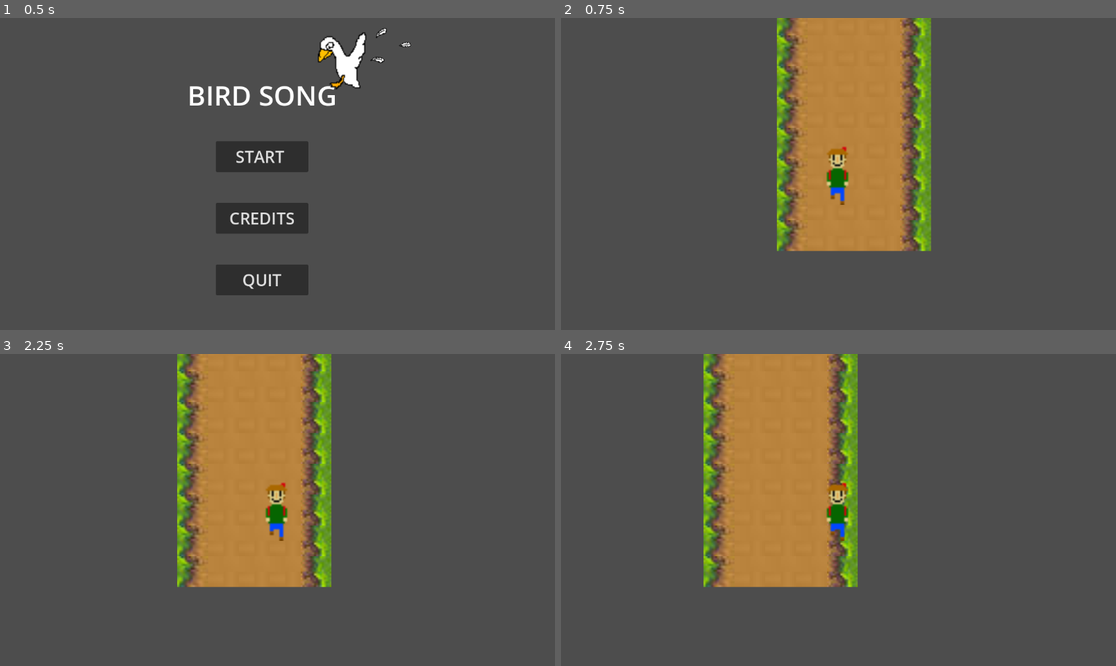
Above: before the commit, frames 1-4 (two rows, left to right).
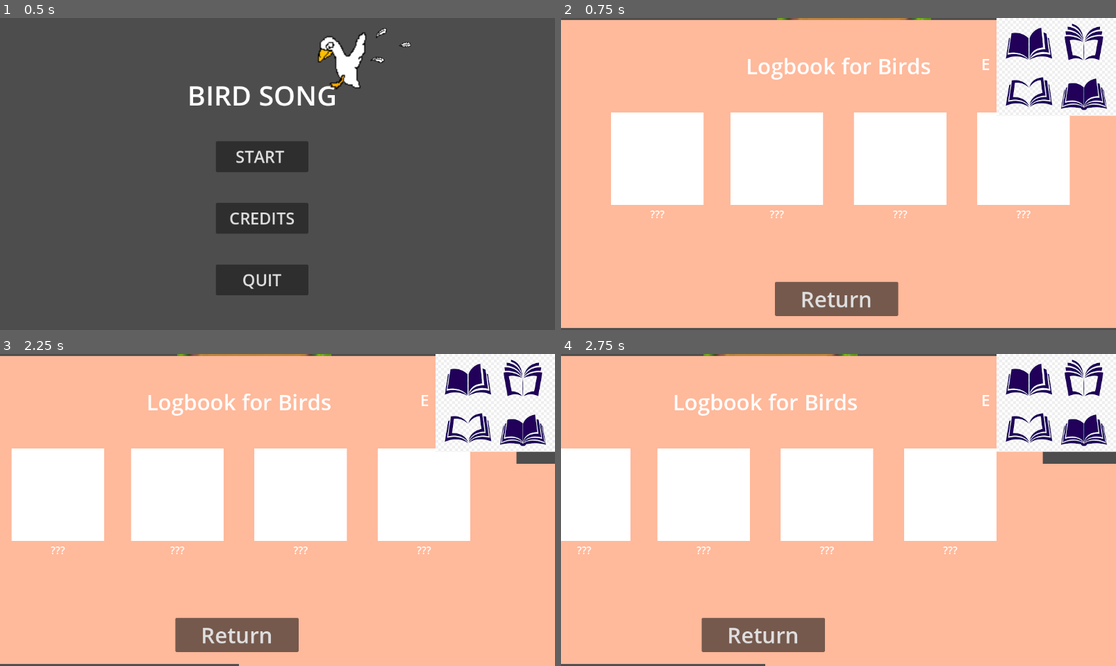
Above: after the commit, the same moments.

Repository: HapKat/Bird-Song
Game: Godot game, scene res://TitleScreen/title_screen.tscn
The game is run twice, just before and just after one commit, with the same random seed, the same clock (stepped at 60 frames per second) and the same inputs.
Inputs (mouse positions are in pixels of both pictures, inside the frame that each line leads up to):
- Up to frame 1 (0.5 s): no input
- Up to frame 2 (0.75 s): click "START" at 0.5 s
- Up to frame 3 (2.25 s): click (277, 634) at 1.25 s, where only the run after the commit has a clickable "Return"; tap Enter at 2 s; hold D (walk_right) from 2.03 s (still down); tap E (open_logbook, bound only after the commit) at 2.1 s
- Up to frame 4 (2.75 s): keep holding D (walk_right)

Frame 1 is identical in both runs. In frame 2, 99% of the frame differs, in the area x 0-100%, y 0-100%; in frame 3, 99%; in frame 4, 99%.

Commit message:
added logbook control scene and tried to add it to the main scene

Diff:
--- /dev/null
+++ b/generalGame/scenes/main_scene.gd
@@ -0,0 +1,16 @@
+extends Node2D  # or whatever your main scene root is
+
+var logbook_scene = preload("res://generalGame/ui/logbook_open.tscn")
+var logbook_instance: Control
+
+func _ready():
+	# instance the logbook and add it to the scene, but hide it
+	logbook_instance = logbook_scene.instantiate()
+	logbook_instance.visible = false
+	add_child(logbook_instance)
+
+func _process(delta):
+	# Open/close logbook when pressing E
+	if Input.is_action_just_pressed("open_logbook"):
+		print("e pressed")
+		logbook_instance.visible = not logbook_instance.visible
--- a/generalGame/scenes/main_scene.tscn
+++ b/generalGame/scenes/main_scene.tscn
@@ -1,8 +1,11 @@
-[gd_scene load_steps=7 format=3 uid="uid://c5gbro5l8yloo"]
-
+[gd_scene load_steps=10 format=3 uid="uid://c5gbro5l8yloo"]
+
+[ext_resource type="Script" uid="uid://ha78thn30l7a" path="res://generalGame/scenes/main_scene.gd" id="1_60p7v"]
 [ext_resource type="Texture2D" uid="uid://cg4dsryk86sos" path="res://generalGame/assets/tiles/placeholder_tiles.jpg" id="1_ie7ty"]
 [ext_resource type="PackedScene" uid="uid://c0biatvgsnmfl" path="res://generalGame/scenes/characters/player_character.tscn" id="2_40o6t"]
 [ext_resource type="PackedScene" uid="uid://cupbxg026r421" path="res://generalGame/scenes/birds/goose.tscn" id="3_kv58g"]
+[ext_resource type="PackedScene" uid="uid://bdivxvjgs2tfk" path="res://generalGame/ui/logbook_icon.tscn" id="4_ef31h"]
+[ext_resource type="PackedScene" uid="uid://byo1vwt5huh75" path="res://generalGame/ui/logbook_open.tscn" id="5_lib6x"]
 
 [sub_resource type="TileSetAtlasSource" id="TileSetAtlasSource_40o6t"]
 texture = ExtResource("1_ie7ty")
@@ -211,6 +214,7 @@
 b = Vector2(-32, 64)
 
 [node name="mainScene" type="Node2D"]
+script = ExtResource("1_60p7v")
 
 [node name="TileMap" type="TileMap" parent="."]
 tile_set = SubResource("TileSet_kv58g")
@@ -233,4 +237,24 @@
 position = Vector2(32, -128)
 scale = Vector2(0.5, 0.5)
 
+[node name="Logbook icon" parent="." instance=ExtResource("4_ef31h")]
+offset_left = 8.000001
+offset_top = -88.0
+offset_right = 8.000001
+offset_bottom = -88.0
+scale = Vector2(0.2, 0.2)
+
+[node name="logbook_open" parent="." instance=ExtResource("5_lib6x")]
+z_index = 1
+anchors_preset = 8
+anchor_left = 0.5
+anchor_top = 0.5
+anchor_right = 0.5
+anchor_bottom = 0.5
+offset_left = -144.0
+offset_top = -56.0
+offset_right = 1008.0
+offset_bottom = 584.0
+scale = Vector2(0.25, 0.25)
+
 [connection signal="child_entered_tree" from="StaticBody2D/Goose" to="PlayerCharacter" method="_on_goose_child_entered_tree"]
--- /dev/null
+++ b/generalGame/ui/button.gd
@@ -0,0 +1,15 @@
+extends Button
+
+
+# Called when the node enters the scene tree for the first time.
+func _ready() -> void:
+	pass # Replace with function body.
+
+
+# Called every frame. 'delta' is the elapsed time since the previous frame.
+func _process(delta: float) -> void:
+	pass
+
+
+func _on_pressed() -> void:
+	pass
--- /dev/null
+++ b/generalGame/ui/logbook_icon.tscn
@@ -0,0 +1,31 @@
+[gd_scene load_steps=2 format=3 uid="uid://bdivxvjgs2tfk"]
+
+[ext_resource type="Texture2D" uid="uid://c5tca4n4j0rka" path="res://generalGame/assets/ui/book_placeholder.png" id="1_igiva"]
+
+[node name="Control" type="Control"]
+layout_mode = 3
+anchors_preset = 15
+anchor_right = 1.0
+anchor_bottom = 1.0
+grow_horizontal = 2
+grow_vertical = 2
+
+[node name="CanvasLayer" type="CanvasLayer" parent="."]
+
+[node name="TextureRect" type="TextureRect" parent="CanvasLayer"]
+anchors_preset = 1
+anchor_left = 1.0
+anchor_right = 1.0
+offset_left = -248.0
+offset_bottom = 203.0
+grow_horizontal = 0
+texture = ExtResource("1_igiva")
+
+[node name="RichTextLabel" type="RichTextLabel" parent="CanvasLayer/TextureRect"]
+layout_mode = 0
+offset_left = -32.0
+offset_top = 72.0
+offset_right = 8.0
+offset_bottom = 120.0
+theme_override_font_sizes/normal_font_size = 33
+text = "E"
--- /dev/null
+++ b/generalGame/ui/logbook_open.tscn
@@ -0,0 +1,127 @@
+[gd_scene load_steps=2 format=3 uid="uid://byo1vwt5huh75"]
+
+[ext_resource type="Script" uid="uid://ccm5vwf6uqc1u" path="res://generalGame/ui/button.gd" id="1_rxplv"]
+
+[node name="logbook_open" type="Control"]
+layout_mode = 3
+offset_right = 1088.0
+offset_bottom = 648.0
+grow_horizontal = 2
+grow_vertical = 2
+
+[node name="title" type="RichTextLabel" parent="."]
+z_index = 1
+layout_mode = 0
+offset_left = 192.0
+offset_top = 64.0
+offset_right = 960.0
+offset_bottom = 128.0
+theme_override_font_sizes/normal_font_size = 45
+text = "Logbook for Birds"
+horizontal_alignment = 1
+vertical_alignment = 1
+
+[node name="bird_images5" type="Control" parent="."]
+z_index = 1
+anchors_preset = 0
+offset_right = 40.0
+offset_bottom = 40.0
+
+[node name="bird_images" type="ColorRect" parent="bird_images5"]
+layout_mode = 0
+offset_left = 104.0
+offset_top = 192.0
+offset_right = 296.0
+offset_bottom = 384.0
+
+[node name="bird_images3" type="ColorRect" parent="bird_images5"]
+layout_mode = 1
+anchors_preset = -1
+anchor_right = 28.800001
+anchor_bottom = 17.6
+offset_left = 608.0
+offset_top = 192.0
+offset_right = -352.0
+offset_bottom = -320.0
+
+[node name="bird_images2" type="ColorRect" parent="bird_images5"]
+layout_mode = 0
+offset_left = 352.0
+offset_top = 192.0
+offset_right = 544.0
+offset_bottom = 384.0
+
+[node name="bird_images4" type="ColorRect" parent="bird_images5"]
+layout_mode = 0
+offset_left = 864.0
+offset_top = 192.0
+offset_right = 1056.0
+offset_bottom = 384.0
+
+[node name="Button" type="Button" parent="."]
+z_index = 1
+layout_mode = 0
+offset_left = 444.0
+offset_top = 544.0
+offset_right = 700.0
+offset_bottom = 615.0
+theme_override_font_sizes/font_size = 45
+text = "Return"
+script = ExtResource("1_rxplv")
+
+[node name="ColorRect" type="ColorRect" parent="."]
+layout_mode = 0
+offset_right = 1152.0
+offset_bottom = 640.0
+color = Color(1, 0.7254902, 0.60784316, 1)
+
+[node name="bird_names" type="Control" parent="."]
+anchors_preset = 0
+offset_right = 40.0
+offset_bottom = 40.0
+
+[node name="RichTextLabel" type="RichTextLabel" parent="bird_names"]
+layout_mode = 0
+offset_left = 360.0
+offset_top = 384.0
+offset_right = 536.0
+offset_bottom = 424.0
+theme_override_font_sizes/normal_font_size = 22
+text = "???"
+horizontal_alignment = 1
+vertical_alignment = 1
+
+[node name="RichTextLabel2" type="RichTextLabel" parent="bird_names"]
+layout_mode = 0
+offset_left = 112.0
+offset_top = 384.0
+offset_right = 288.0
+offset_bottom = 424.0
+theme_override_font_sizes/normal_font_size = 22
+text = "???"
+horizontal_alignment = 1
+vertical_alignment = 1
+
+[node name="RichTextLabel3" type="RichTextLabel" parent="bird_names"]
+layout_mode = 0
+offset_left = 616.0
+offset_top = 384.0
+offset_right = 792.0
+offset_bottom = 424.0
+theme_override_font_sizes/normal_font_size = 22
+text = "???"
+horizontal_alignment = 1
+vertical_alignment = 1
+
+[node name="RichTextLabel4" type="RichTextLabel" parent="bird_names"]
+layout_mode = 0
+offset_left = 872.0
+offset_top = 384.0
+offset_right = 1048.0
+offset_bottom = 424.0
+theme_override_font_sizes/normal_font_size = 22
+text = "???"
+horizontal_alignment = 1
+vertical_alignment = 1
+
+[connection signal="pressed" from="Button" to="Button" method="_on_pressed"]
--- a/global.gd
+++ b/global.gd
@@ -6,8 +6,6 @@
 var exampleVar: int = 1
 
 
-
-
 ## We can use this for debugging
 func DeveloperMode():
 	get_tree().change_scene_to_file("res://generalGame/TitleScreen.tscn")
--- a/project.godot
+++ b/project.godot
@@ -69,3 +69,8 @@
 , Object(InputEventKey,"resource_local_to_scene":false,"resource_name":"","device":-1,"window_id":0,"alt_pressed":false …(186 unchanged characters)…
 ]
 }
+open_logbook={
+"deadzone": 0.2,
+"events": [Object(InputEventKey,"resource_local_to_scene":false,"resource_name":"","device":-1,"window_id":0,"alt_pressed":false,"shift_pressed":false,"ctrl_pressed":false,"meta_pressed":false,"pressed":false,"keycode":0,"physical_keycode":69,"key_label":0,"unicode":101,"location":0,"echo":false,"script":null)
+]
+}
Binary file added: generalGame/assets/ui/book_placeholder.png
Not shown, added: generalGame/assets/ui/book_placeholder.png.import
Not shown, added: generalGame/scenes/main_scene.gd.uid
Not shown, added: generalGame/ui/button.gd.uid
